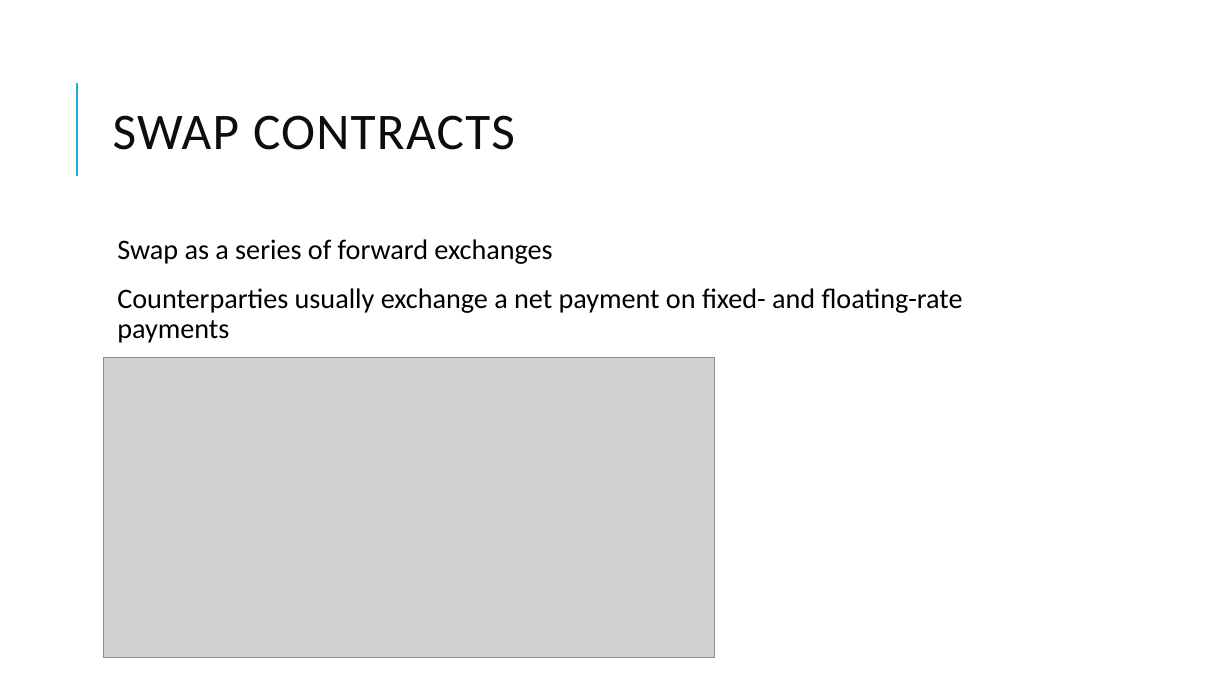
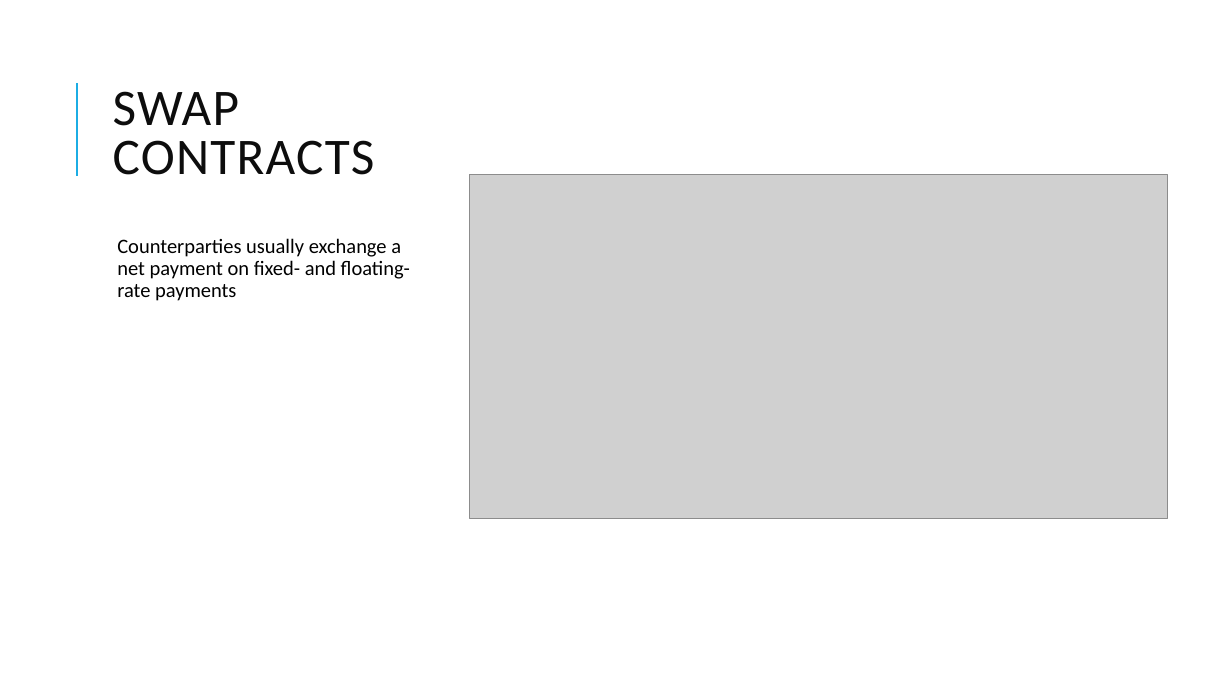
Before and after one commit to Isco0530/data, a slide deck: slide 21 of Derivatives.pptx. Drawn at 1232x693 pixels with LibreOffice and Linux fonts; fonts in the diff are those of the drawing; grey boxes stand for pictures. Boxes give left, top, right and bottom in pixels: in the first picture for what was removed or moved away, otherwise in the second. Text is boxed around its words. In the diff, an @@ line names an element or a change of style, - is before the commit and + after.

```diff
--- a/Derivatives.pptx
+++ b/Derivatives.pptx
@@ title "SWAP CONTRACTS" rewrapped from [113, 115, 515, 150] to [113, 91, 375, 175] @@
@@ picture: place and size @@
-picture at [104, 357, 714, 658]
+picture at [470, 175, 1168, 518]
@@ text "Counterparties usually exchange a net ..." at [117, 238, 410, 301]: size 22 to 16 pt @@
@@ text at [117, 239, 552, 264]: paragraph removed @@
-  Swap as a series of forward exchanges
```
Also in this commit, not shown: 6 other slides changed.
